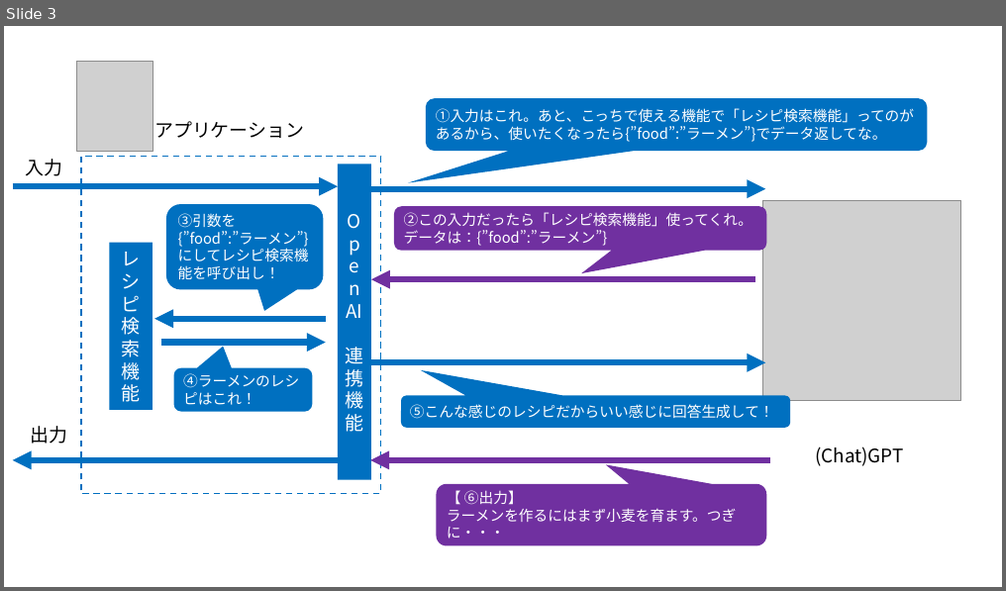
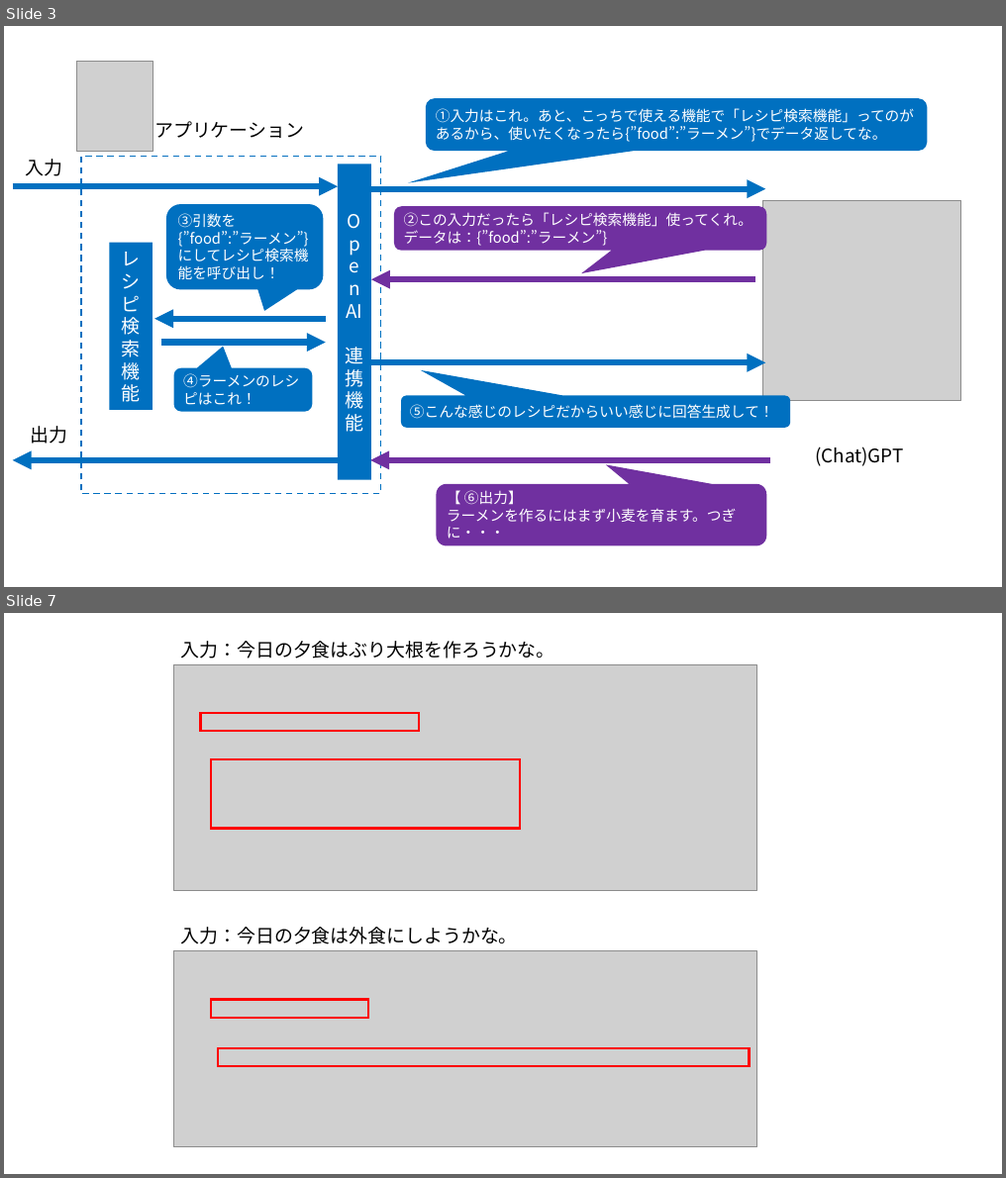
Before and after one commit to 07JP27/zenn-content, a slide deck: images/azure-openai-add-function-calling/diagram.pptx. Shown one above the other, each under a label of ours: slide 3 before the commit, slides 3 and 7 after it; the slides between them are not shown. The pictures are 1006x591 and 1006x1178 pixels, drawn with LibreOffice and Linux fonts; fonts in the diff are those of the drawing; grey boxes stand for pictures. Boxes give left, top, right and bottom in pixels: in the first picture for what was removed or moved away, otherwise in the second. Text is boxed around its words. In the diff, an @@ line names an element or a change of style, - is before the commit and + after.

```diff
--- a/images/azure-openai-add-function-calling/diagram.pptx
+++ b/images/azure-openai-add-function-calling/diagram.pptx
@@ slide 7 added at bbox=[4, 613, 1002, 1174], background #FFFFFF @@
@@ text added at bbox=[181, 641, 555, 659], 18 pt, text #000000 @@
+入力：今日の夕食はぶり大根を作ろうかな。
@@ picture added at bbox=[173, 664, 757, 891] @@
@@ rectangle added at bbox=[201, 713, 420, 731], outline #FF0000 2.25 pt @@
@@ rectangle added at bbox=[211, 760, 520, 829], outline #FF0000 2.25 pt @@
@@ text added at bbox=[181, 927, 518, 945], 18 pt, text #000000 @@
+入力：今日の夕食は外食にしようかな。
@@ picture added at bbox=[173, 952, 757, 1149] @@
@@ rectangle added at bbox=[211, 1000, 368, 1019], outline #FF0000 2.25 pt @@
@@ rectangle added at bbox=[218, 1049, 749, 1067], outline #FF0000 2.25 pt @@
```
Also in this commit, not shown: 2 slides changed, 3 other slides added, 14 other files.
